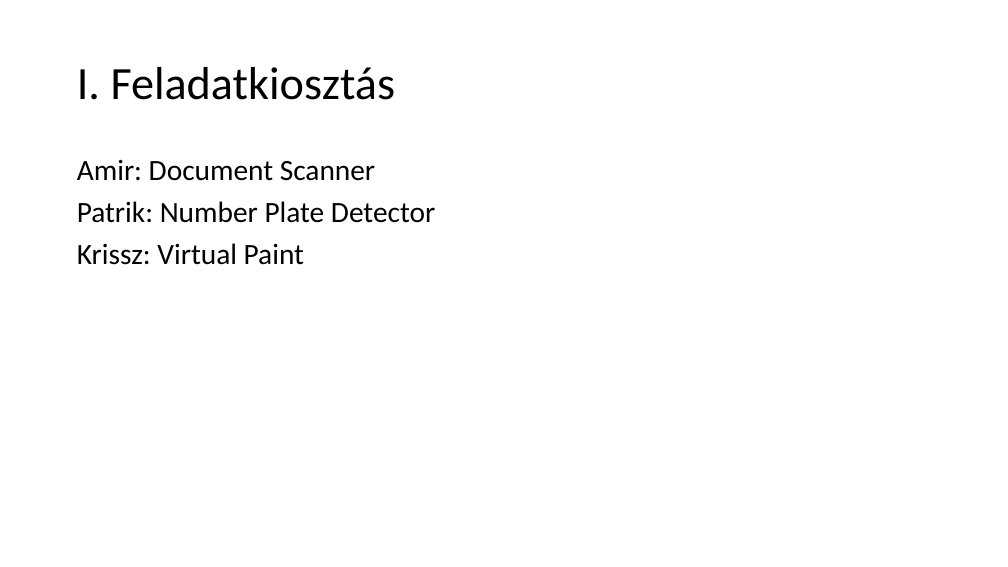
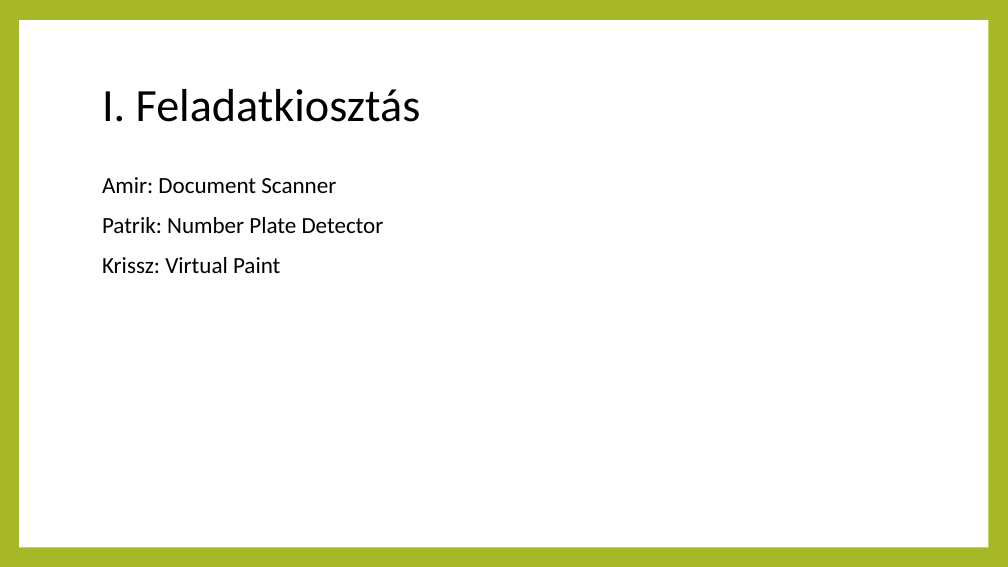
Before and after one commit to PatrikBauer/projektfeladatCV, a slide deck: slide 3 of projekthu.pptx. Drawn at 1008x567 pixels with LibreOffice and Linux fonts; fonts in the diff are those of the drawing. Boxes give left, top, right and bottom in pixels: in the first picture for what was removed or moved away, otherwise in the second. Text is boxed around its words. In the diff, an @@ line names an element or a change of style, - is before the commit and + after.

```diff
--- a/projekthu.pptx
+++ b/projekthu.pptx
@@ background #FFFFFF to #A6B727 @@
@@ rectangle added at [19, 20, 988, 547], fill #FFFFFF @@
@@ title "I. Feladatkiosztás": place and size @@
-title "I. Feladatkiosztás" at [77, 67, 396, 100]
+title "I. Feladatkiosztás" at [102, 89, 421, 122]
@@ text "Amir: Document Scanner": place and size @@
-text "Amir: Document Scanner" at [77, 159, 435, 265]
+text "Amir: Document Scanner" at [102, 177, 384, 273]
@@ text "Amir: Document Scanner" at [102, 177, 384, 273]: size 28 to 22 pt; more space between paragraphs @@
```
Also in this commit, not shown: 16 other slides changed, 9 slides added, 4 other files.
